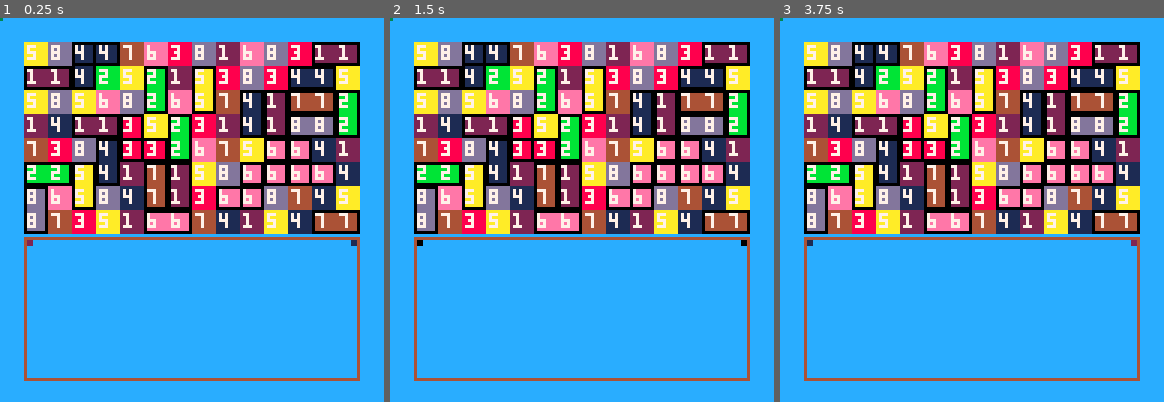
Above: before the commit, frames 1-3 (left to right).
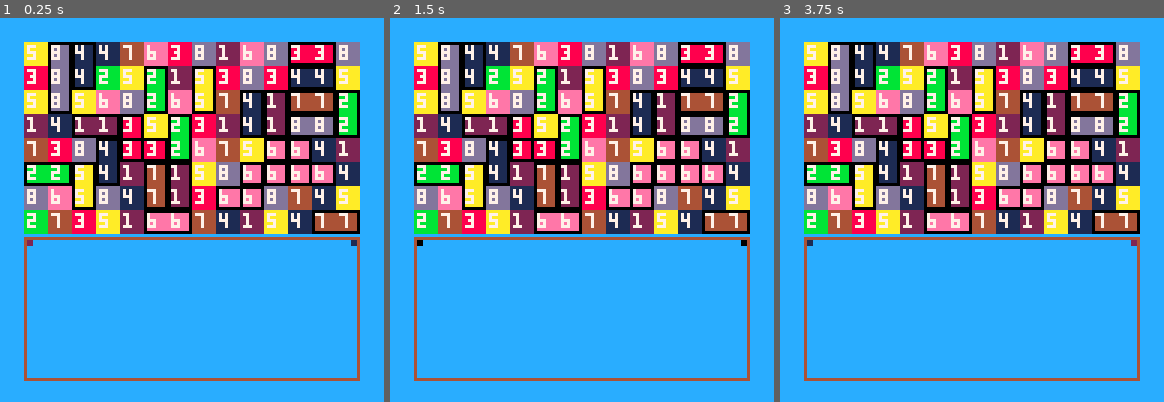
Above: after the commit, the same moments.

Repository: PxPerfectMike/match4
Game: PICO-8 cartridge match4.p8
Two runs of this game, one before a commit and one after it. Both use one fixed random seed, a clock stepped at 60 frames per second and the inputs below.
Inputs:
- Up to frame 1 (0.25 s): no input
- Up to frame 2 (1.5 s): no input
- Up to frame 3 (3.75 s): no input

The runs differ from the first frame. In frame 1, 2.3% of the frame differs, in the area x 0-94%, y 0-57%; in frame 2, 2.3%; in frame 3, 2.3%.

Commit message:
cleaning up code

Diff:
--- a/match4.p8
+++ b/match4.p8
@@ -38,10 +38,6 @@
     cls(12)
     draw_grid()
     check_grid()
-
-    --put pset in a loop for slow
-    --blinking in the menu
-    pset(0, 0, 3)
 
     draw_ui()
 end
@@ -91,12 +87,6 @@
     for i = 0, sz.x_len * sz.y_len - 1 do
         grid[i] = flr(rnd(tile_types)) + 1
     end
-    grid[sz.x_len - 2] = 1
-    grid[sz.x_len - 1] = 1
-    grid[sz.x_len] = 1
-    grid[sz.x_len + 1] = 1
-    grid[14 * 7] = 8
-    grid[14 * 6] = 8
 end
 
 --[[
@@ -150,8 +140,8 @@
         end
     end
 
-    -- track when horizontal matches stop
-    vertical = count(possible_solutions)
+    -- track when vertical matches start
+    vertical = #possible_solutions
 
     -- checking vertical matches
     for i = 0, sz.x_len * sz.y_len - sz.x_len - 1 do
@@ -172,12 +162,14 @@
         end
     end
 
-    for i = 1, count(possible_solutions) do
+    deli(possible_solutions, 1)
+
+    for i = 1, #possible_solutions do
         rect(
             possible_solutions[i][1] % sz.x_len * sp.screen_dim + sz.x_buff,
             flr(possible_solutions[i][1] / sz.x_len) * sp.screen_dim + sz.y_buff,
-            possible_solutions[i][count(possible_solutions[i])] % sz.x_len * sp.screen_dim + sz.x_buff + sp.screen_dim - 1,
-            flr(possible_solutions[i][count(possible_solutions[i])] / sz.x_len) * sp.screen_dim + sz.y_buff + sp.screen_dim - 1,
+            possible_solutions[i][#possible_solutions[i]] % sz.x_len * sp.screen_dim + sz.x_buff + sp.screen_dim - 1,
+            flr(possible_solutions[i][#possible_solutions[i]] / sz.x_len) * sp.screen_dim + sz.y_buff + sp.screen_dim - 1,
             0
         )
     end
